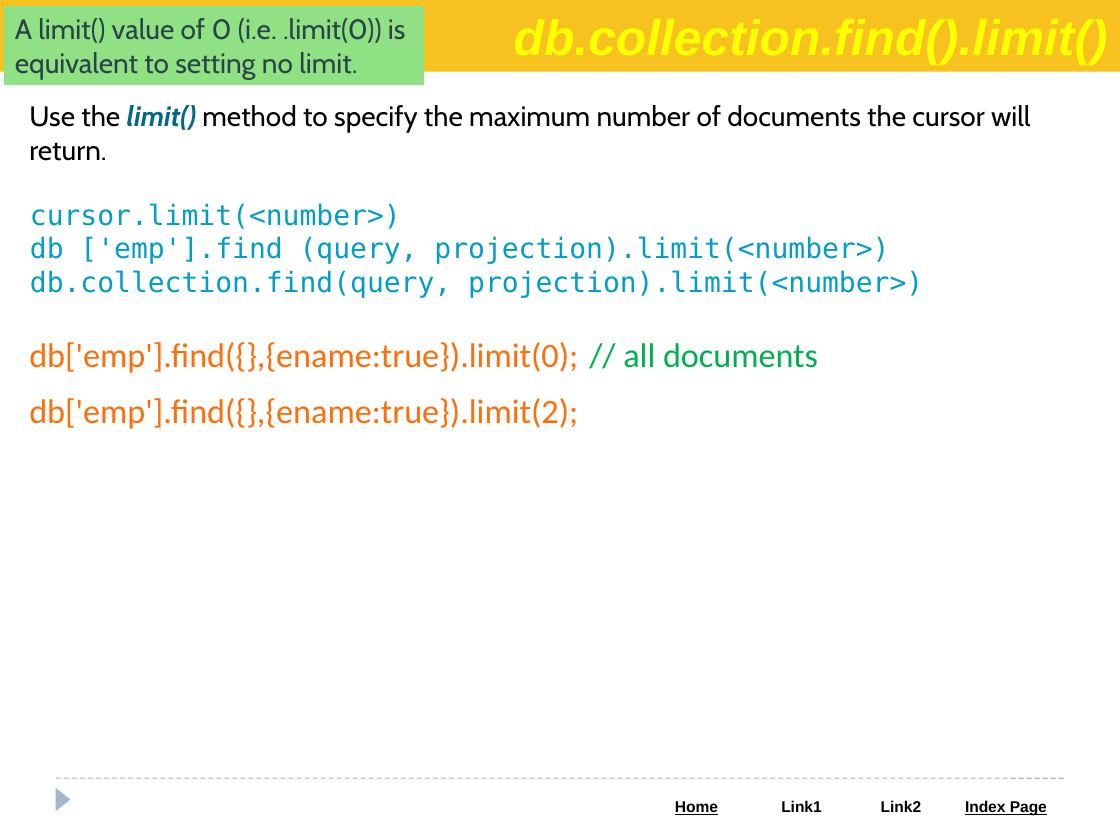
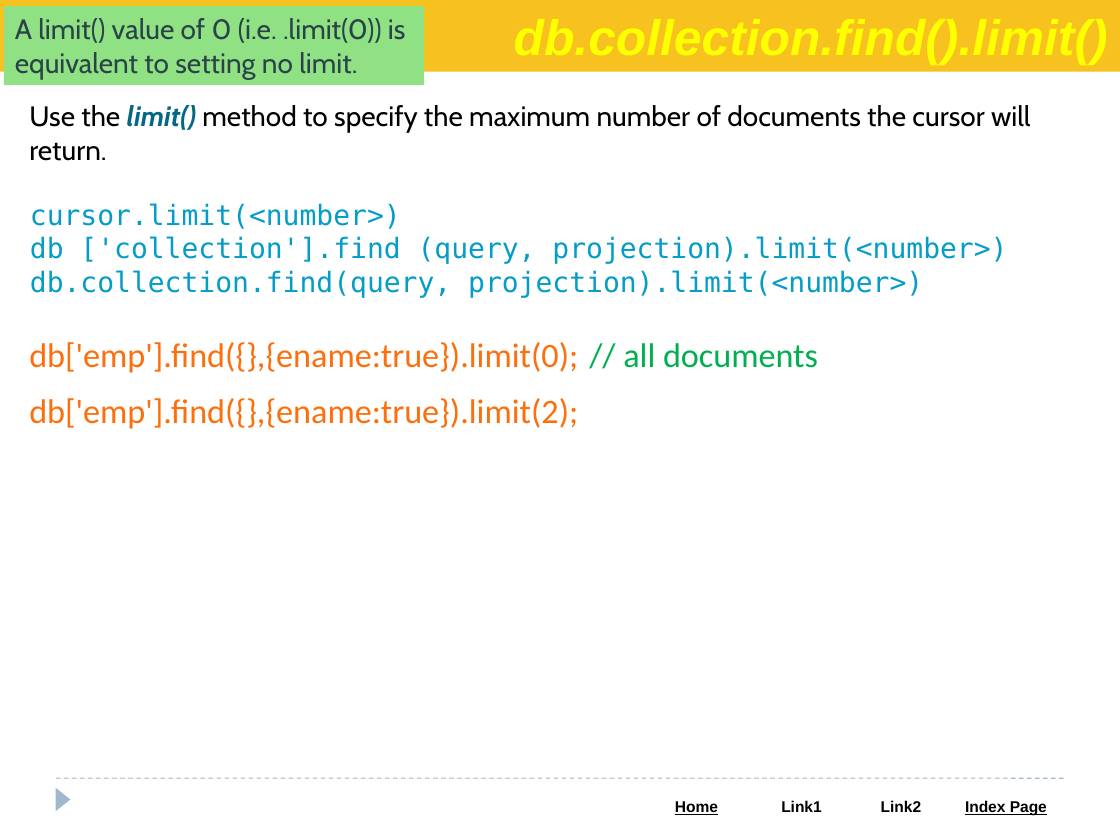
Before and after one commit to Saleel-Bagde/PPT-s, a slide deck: slide 32 of MongoDB.pptx (slide 30 before the commit). Drawn at 1120x840 pixels with LibreOffice and Linux fonts; fonts in the diff are those of the drawing. Boxes give left, top, right and bottom in pixels: in the first picture for what was removed or moved away, otherwise in the second. Text is boxed around its words. In the diff, an @@ line names an element or a change of style, - is before the commit and + after.

```diff
--- a/MongoDB.pptx
+++ b/MongoDB.pptx
@@ text at [30,236,1007,264]: text changed @@
-db ['emp'].find (query, projection).limit(<number>)
+db ['collection'].find (query, projection).limit(<number>)
```
Also in this commit, not shown: 4 other slides changed, 2 slides added.
